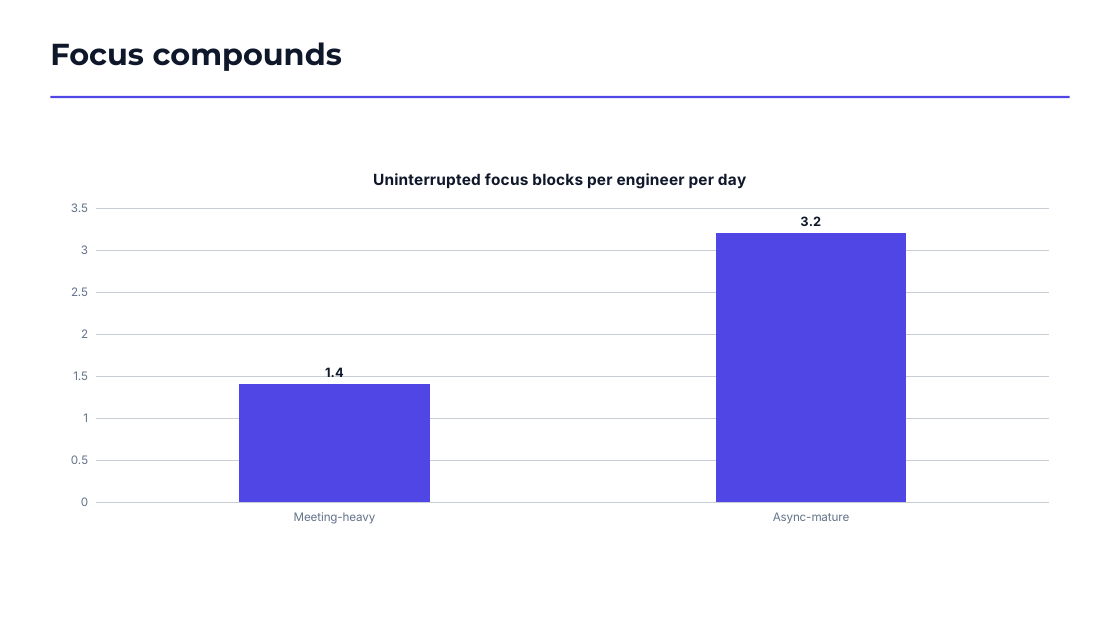
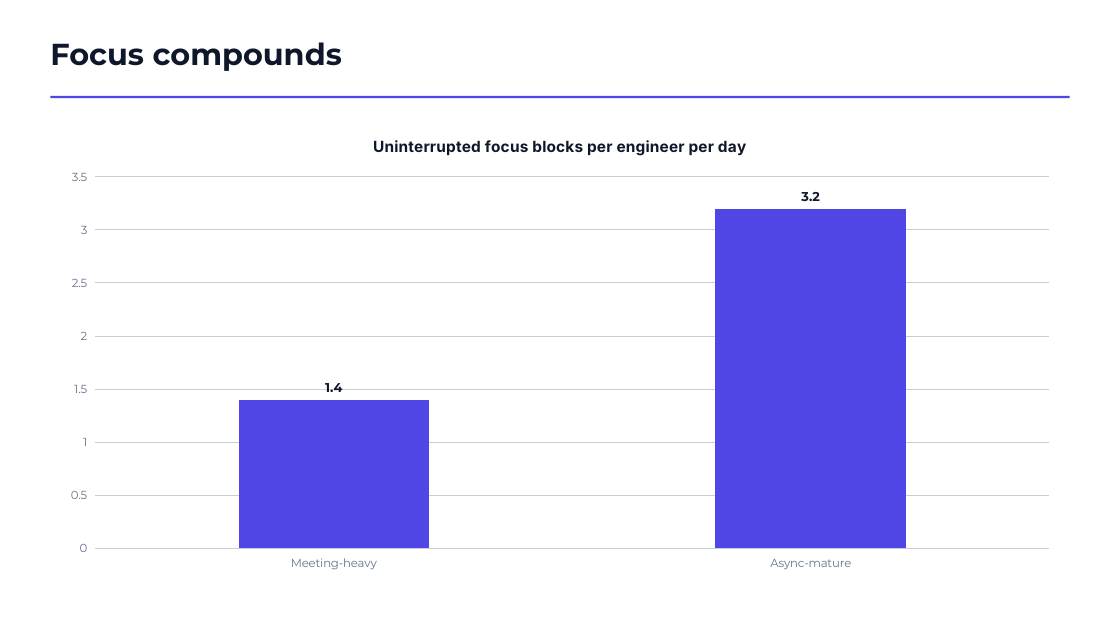
Before and after one commit to kirti34n/docloom, a slide deck: slide 5 of examples/output/showcase.pptx. Drawn at 1120x630 pixels with LibreOffice and Linux fonts; fonts in the diff are those of the drawing. Boxes give left, top, right and bottom in pixels: in the first picture for what was removed or moved away, otherwise in the second. Text is boxed around its words. In the diff, an @@ line names an element or a change of style, - is before the commit and + after.

```diff
--- a/examples/output/showcase.pptx
+++ b/examples/output/showcase.pptx
@@ column chart at [50,119,1070,580] @@
@@ data labels of Series 1 changed @@
@@ category axis changed @@
@@ value axis changed @@
@@ column chart: place and size @@
-column chart at [50,154,1070,532]
+column chart at [50,119,1070,580]
```
Also in this commit, not shown: 8 other slides changed, 39 other files.
